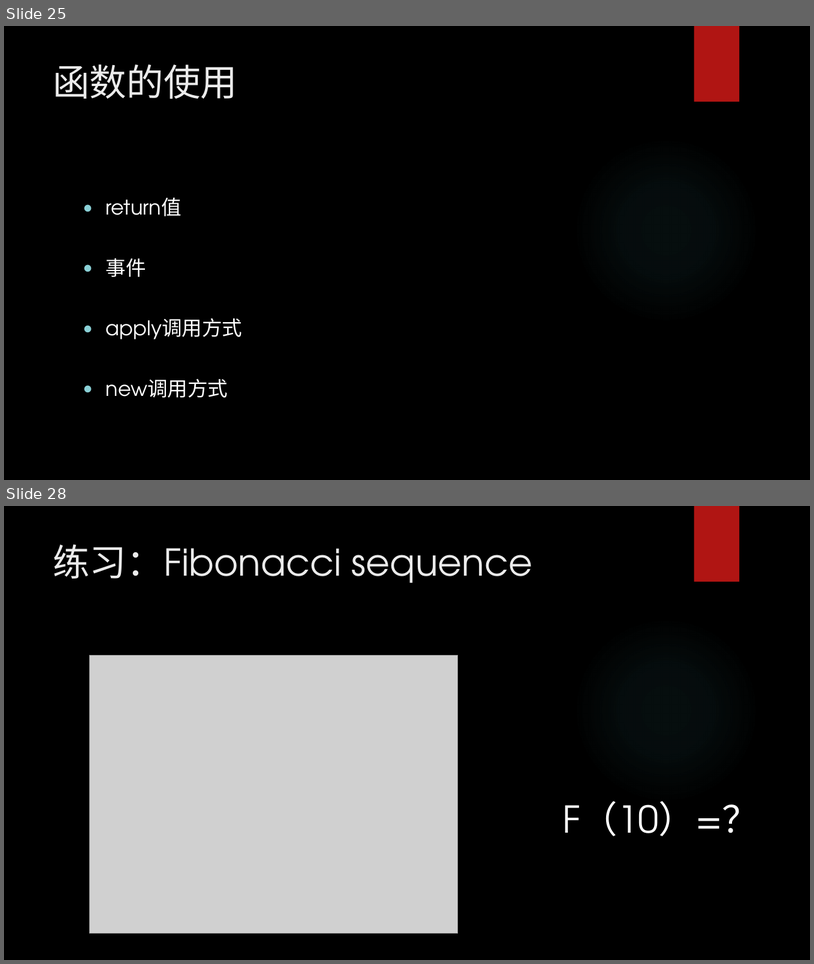
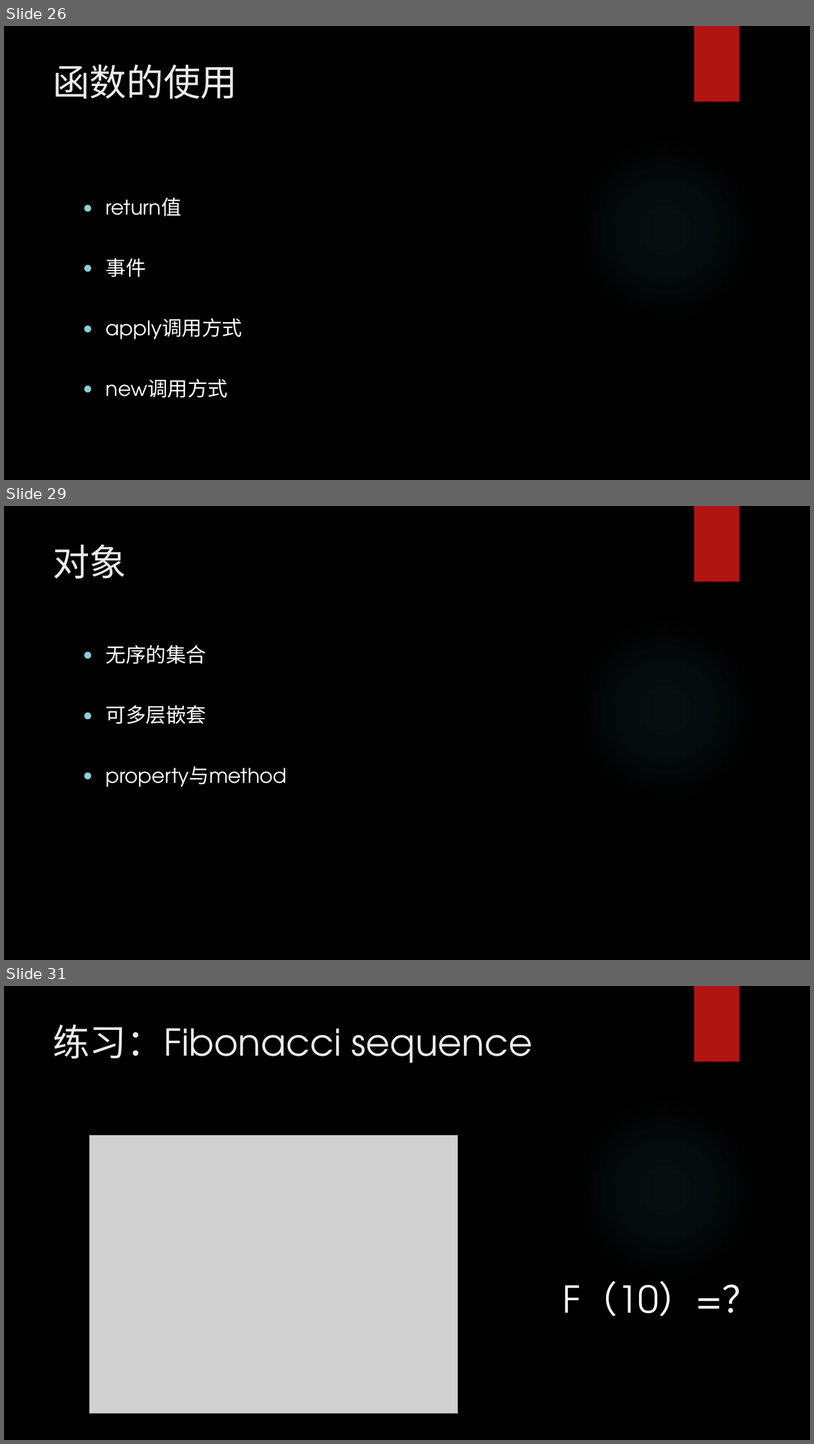
Before and after one commit to chunchill/WEB-Training, a slide deck: 03.JavaScript/JavaScript.pptx. Shown one above the other, each under a label of ours: slides 25 and 28 before the commit, slides 26, 29 and 31 after it; the slides between them are not shown. The pictures are 814x964 and 814x1444 pixels, drawn with LibreOffice and Linux fonts; fonts in the diff are those of the drawing; grey boxes stand for pictures; background and template pictures are left out. Boxes give left, top, right and bottom in pixels: in the first picture for what was removed or moved away, otherwise in the second. Text is boxed around its words. In the diff, an @@ line names an element or a change of style, - is before the commit and + after.

```diff
--- a/03.JavaScript/JavaScript.pptx
+++ b/03.JavaScript/JavaScript.pptx
@@ slide 29 added at (4,506,810,960), background picture (left out); not listed: 2 template elements that a slide beside it also shows @@
@@ title added at (53,544,126,579), 44 pt, text #EBEBEB @@
+对象
@@ text added at (106,645,287,787), 24 pt, text #FFFFFF @@
+● 无序的集合
+● 可多层嵌套
+● property与method
@@ what was slide 25 is now slide 26 @@
@@ what was slide 28 is now slide 31 @@
```
Also in this commit, not shown: 3 slides changed, 2 other slides added, 3 other files.
